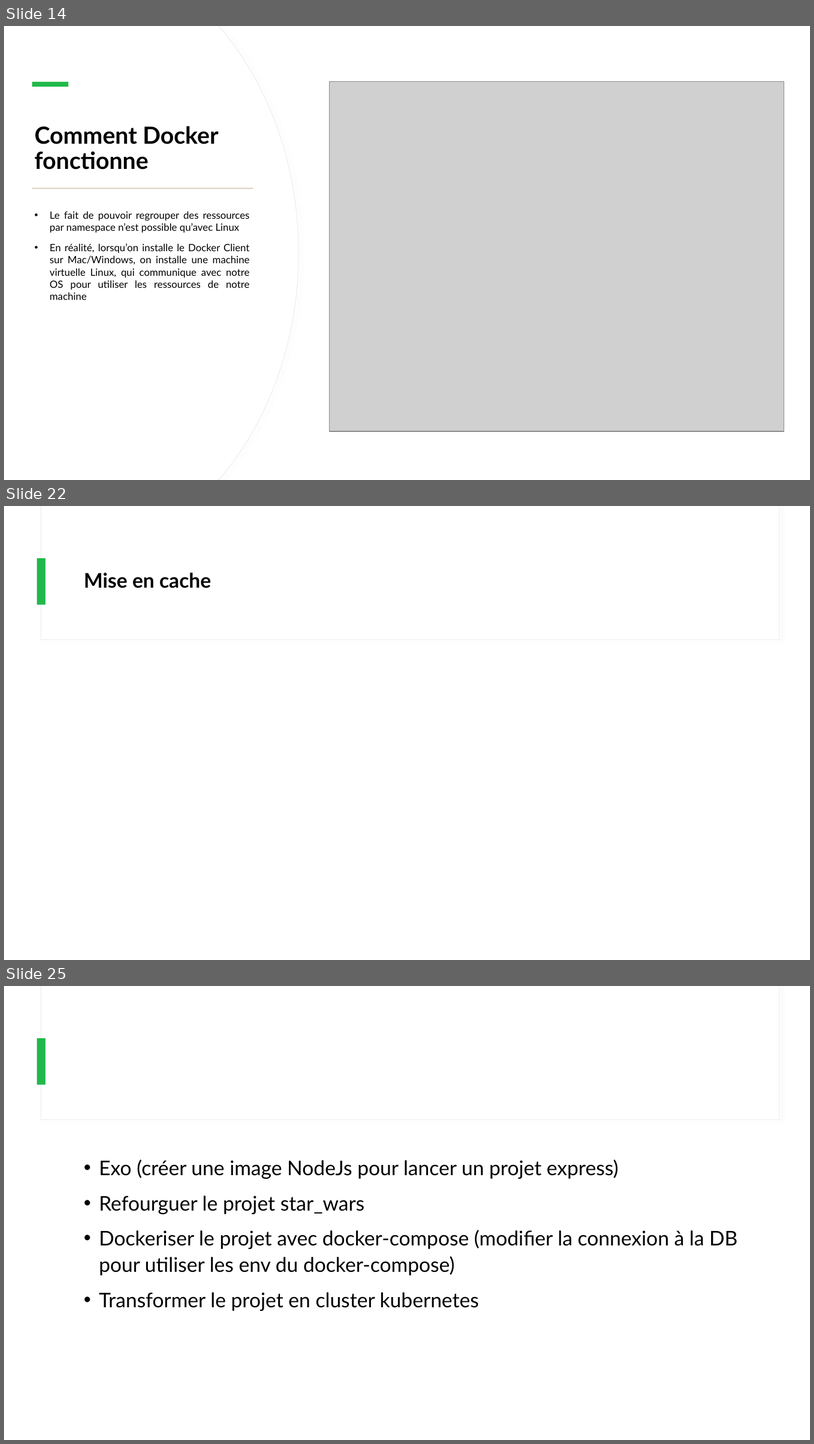
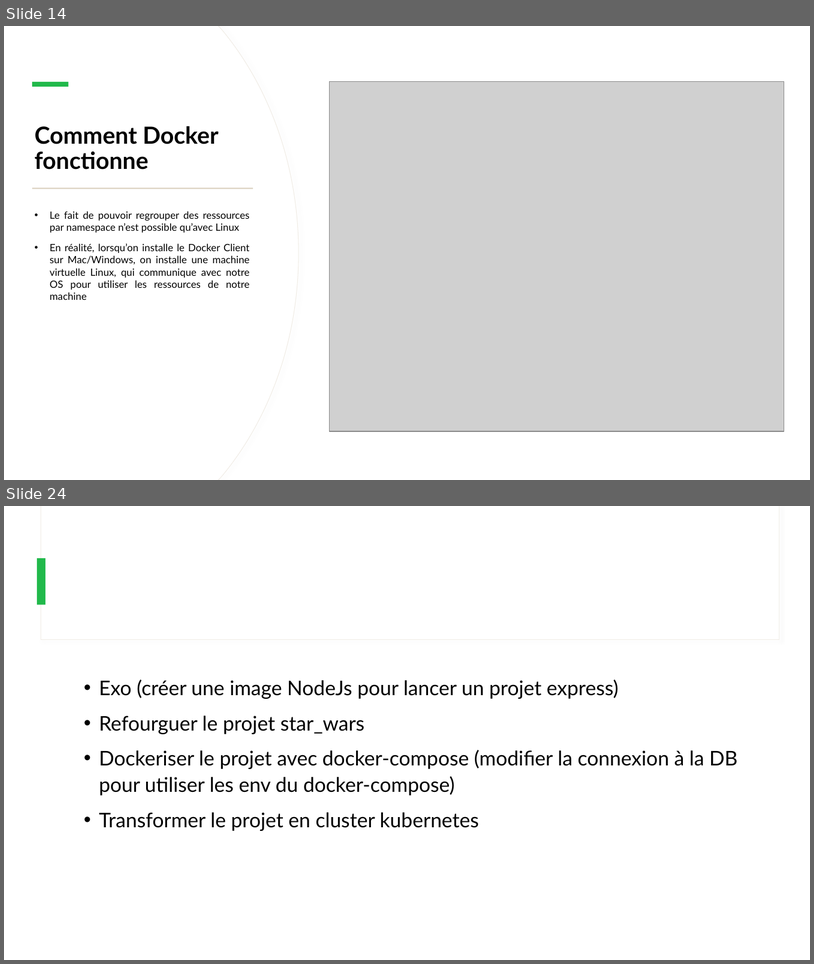
Before and after one commit to IPSSIASIDEV2/Jedy-DockerKubernetes-Formation, a slide deck: Cours/Cours.pptx. Shown one above the other, each under a label of ours: slides 14, 22 and 25 before the commit, slides 14 and 24 after it; the slides between them are not shown. The pictures are 814x1444 and 814x964 pixels, drawn with LibreOffice and Linux fonts; fonts in the diff are those of the drawing; grey boxes stand for pictures. Boxes give left, top, right and bottom in pixels: in the first picture for what was removed or moved away, otherwise in the second. Text is boxed around its words. In the diff, an @@ line names an element or a change of style, - is before the commit and + after.

```diff
--- a/Cours/Cours.pptx
+++ b/Cours/Cours.pptx
@@ slide 22 removed at (x1=4, y1=506, x2=810, y2=960), background #FFFFFF; not listed: 3 template elements that a slide beside it also shows @@
@@ title removed at (x1=84, y1=573, x2=211, y2=588) @@
-Mise en cache
@@ what was slide 25 is now slide 24 @@
```
Also in this commit, not shown: 8 slides changed, 1 slide added, 1 other slide removed, 6 other files.
